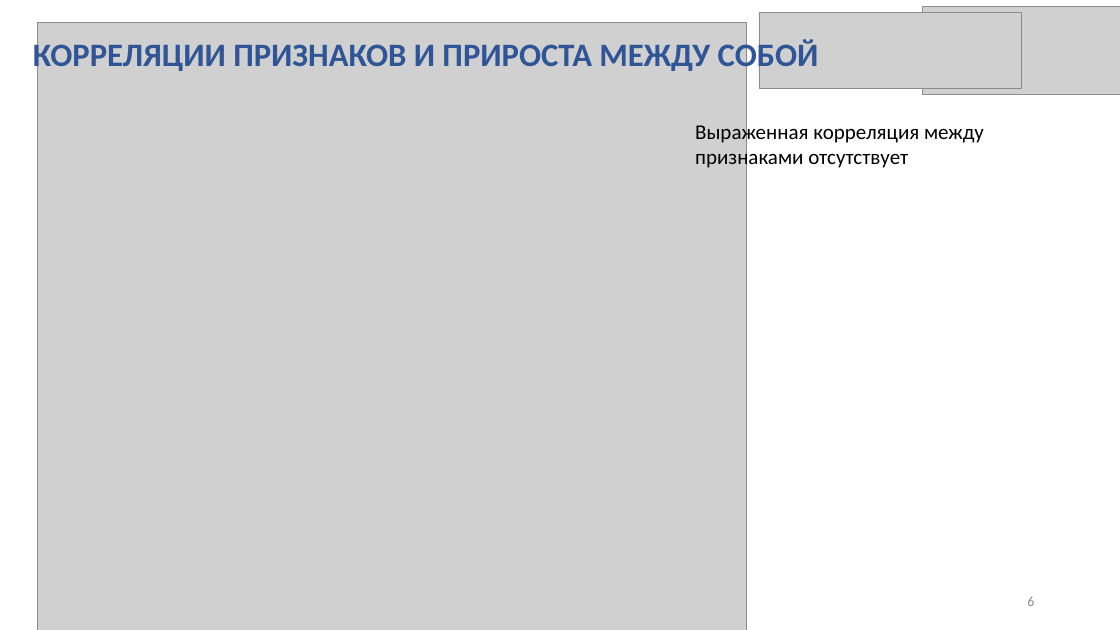
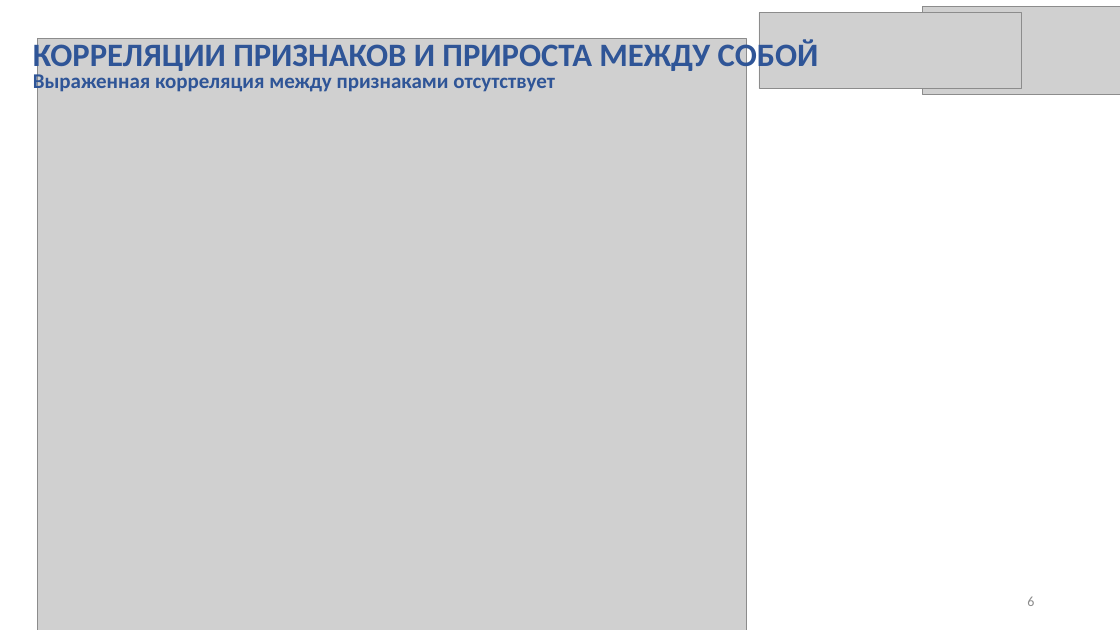
Before and after one commit to folen102/Tinkoff-Kvant, a slide deck: slide 6 of Хакатон.pptx. Drawn at 1120x630 pixels with LibreOffice and Linux fonts; fonts in the diff are those of the drawing; grey boxes stand for pictures. Boxes give left, top, right and bottom in pixels: in the first picture for what was removed or moved away, otherwise in the second. Text is boxed around its words. In the diff, an @@ line names an element or a change of style, - is before the commit and + after.

Commit message:
Update presentation

```diff
--- a/Хакатон.pptx
+++ b/Хакатон.pptx
@@ picture: place and size @@
-picture at bbox=[37, 23, 746, 630]
+picture at bbox=[37, 39, 746, 630]
@@ text "Выраженная корреляция между признаками отсутствует": place and size @@
-text "Выраженная корреляция между признаками отсутствует" at bbox=[695, 122, 984, 171]
+text "Выраженная корреляция между признаками отсутствует" at bbox=[33, 70, 555, 94]
@@ text "Выраженная корреляция между признаками отсутствует" at bbox=[33, 70, 555, 94]: text colour #000000 to #2F5597, bold on @@
```
Also in this commit, not shown: 1 other slide changed, 1 slide added.
